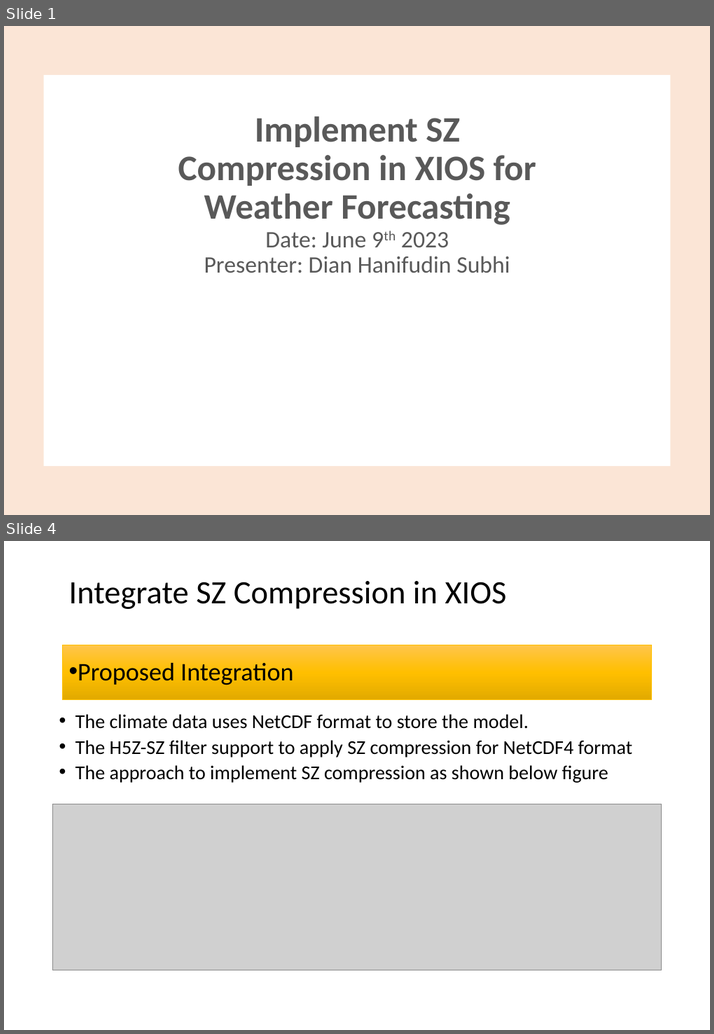
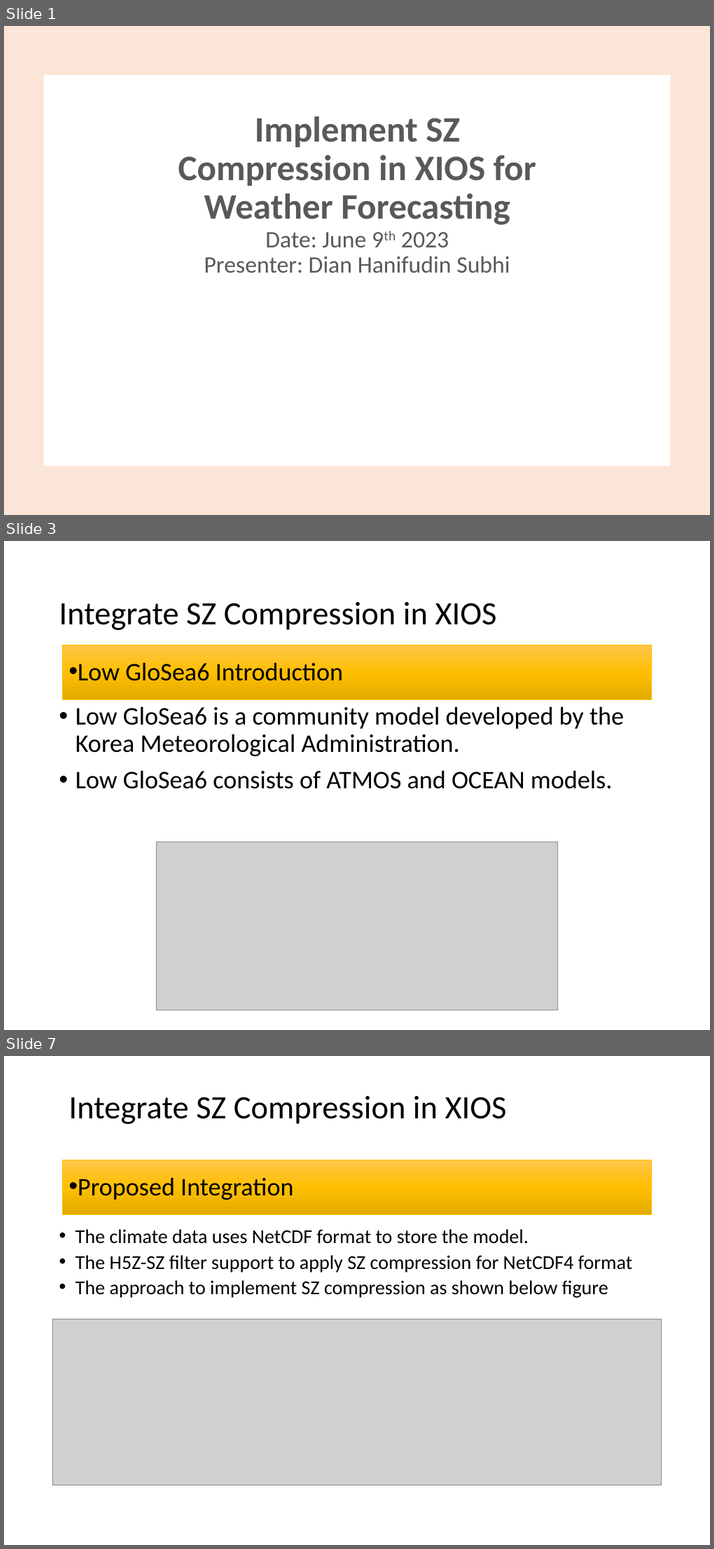
Before and after one commit to dhanifudin/presentation, a slide deck: XIOS-SZ CompressionV2.pptx. Shown one above the other, each under a label of ours: slides 1 and 4 before the commit, slides 1, 3 and 7 after it; the slides between them are not shown. The pictures are 714x1034 and 714x1549 pixels, drawn with LibreOffice and Linux fonts; fonts in the diff are those of the drawing; grey boxes stand for pictures. Boxes give left, top, right and bottom in pixels: in the first picture for what was removed or moved away, otherwise in the second. Text is boxed around its words. In the diff, an @@ line names an element or a change of style, - is before the commit and + after.

```diff
--- a/XIOS-SZ CompressionV2.pptx
+++ b/XIOS-SZ CompressionV2.pptx
@@ slide 3 added at [4,541,710,1030], background #FFFFFF @@
@@ title added at [59,602,497,630], 36 pt, text #000000 @@
+Integrate SZ Compression in XIOS
@@ rectangle added at [63,645,652,700], fill gradient #FFC64B to #FFC000 to #E3AB00, outline #FFC000 0.5 pt, 28 pt, text #000000 @@
+• Low GloSea6 Introduction
@@ text added at [75,707,624,789], 28 pt, text #000000 @@
+• Low GloSea6 is a community model developed by the Korea Meteorological Administration.
+• Low GloSea6 consists of ATMOS and OCEAN models.
@@ picture added at [157,841,558,1010] @@
@@ what was slide 4 is now slide 7 @@
```
Also in this commit, not shown: 1 slide changed, 2 other slides added.
